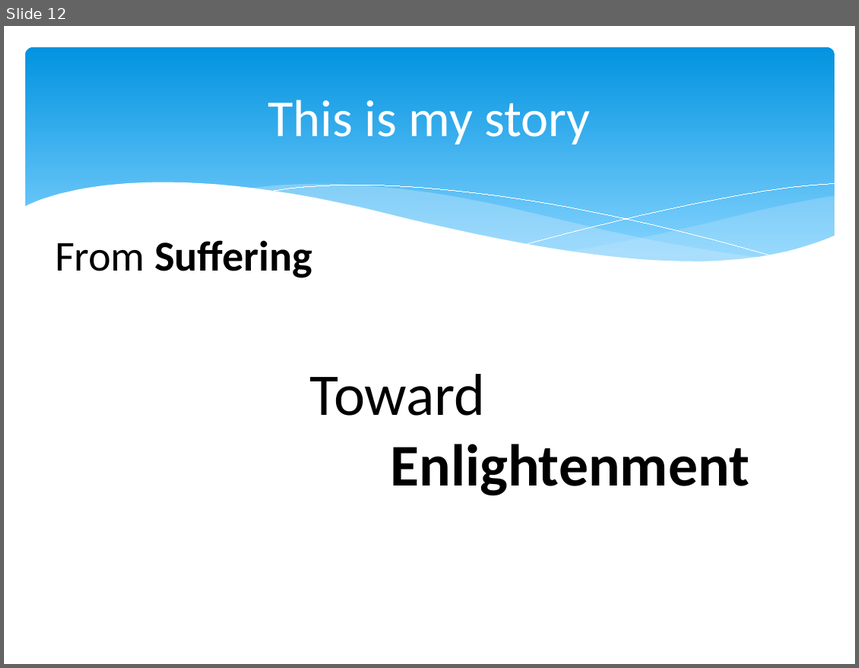
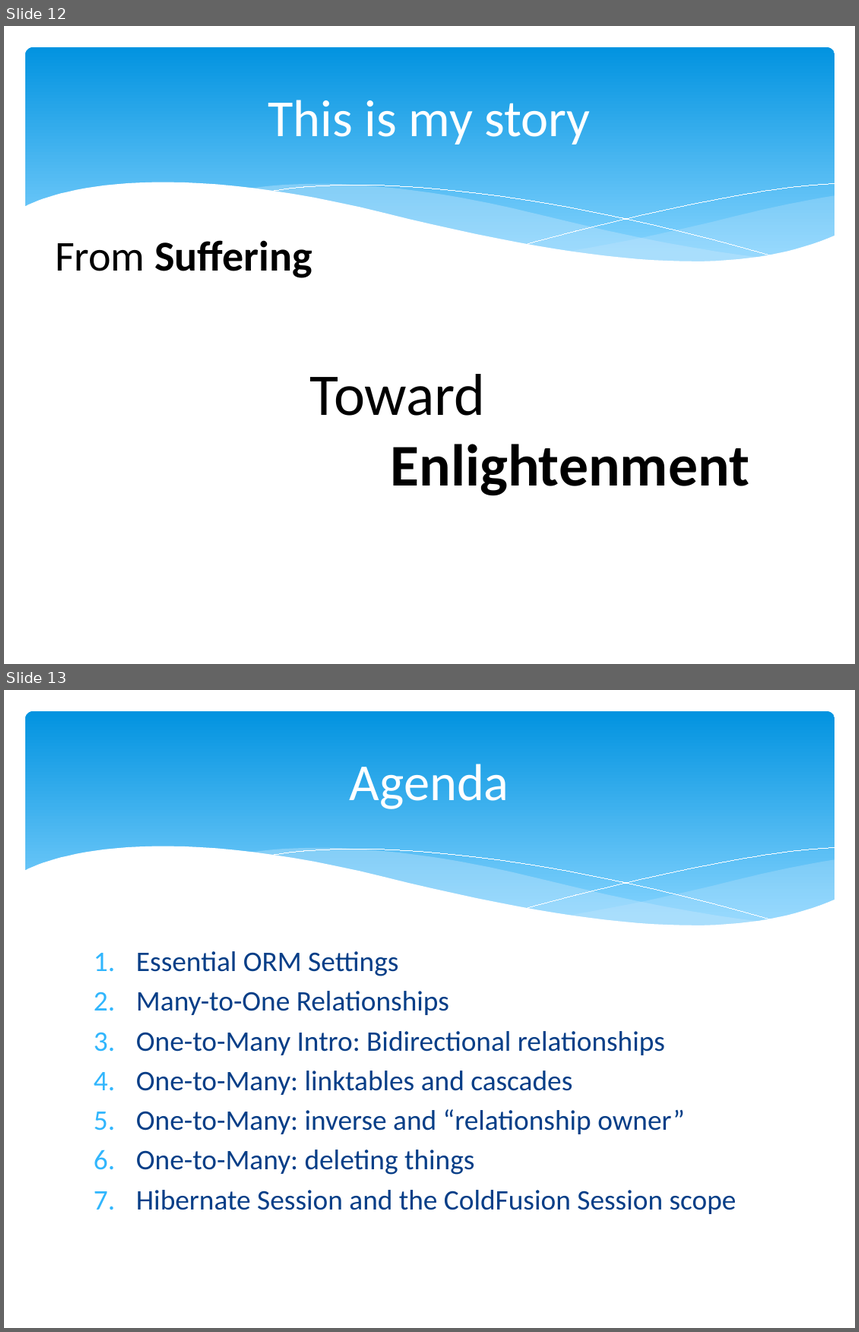
Before and after one commit to marcesher/mxunit-cfmeetups, a slide deck: CFObjective_ORMZen/preso/orm_zen.ppt.pptx. Shown one above the other, each under a label of ours: slide 12 before the commit, slides 12 and 13 after it. The pictures are 859x668 and 859x1332 pixels, drawn with LibreOffice and Linux fonts; fonts in the diff are those of the drawing. Boxes give left, top, right and bottom in pixels: in the first picture for what was removed or moved away, otherwise in the second. Text is boxed around its words. In the diff, an @@ line names an element or a change of style, - is before the commit and + after.

```diff
--- a/CFObjective_ORMZen/preso/orm_zen.ppt.pptx
+++ b/CFObjective_ORMZen/preso/orm_zen.ppt.pptx
@@ slide 13 added at box(4, 690, 855, 1328), background #FFFFFF; not listed: 6 template elements that a slide beside it also shows @@
@@ title added at box(350, 764, 509, 809), 44 pt, text #FFFFFF @@
+Agenda
@@ text added at box(136, 951, 737, 1214), 24 pt, text #073E87 @@
+1. Essential ORM Settings
+2. Many-to-One Relationships
+3. One-to-Many Intro: Bidirectional relationships
+4. One-to-Many: linktables and cascades
+5. One-to-Many: inverse and “relationship owner”
+6. One-to-Many: deleting things
+7. Hibernate Session and the ColdFusion Session scope
```
Also in this commit, not shown: 3 slides changed, 4 other files.
